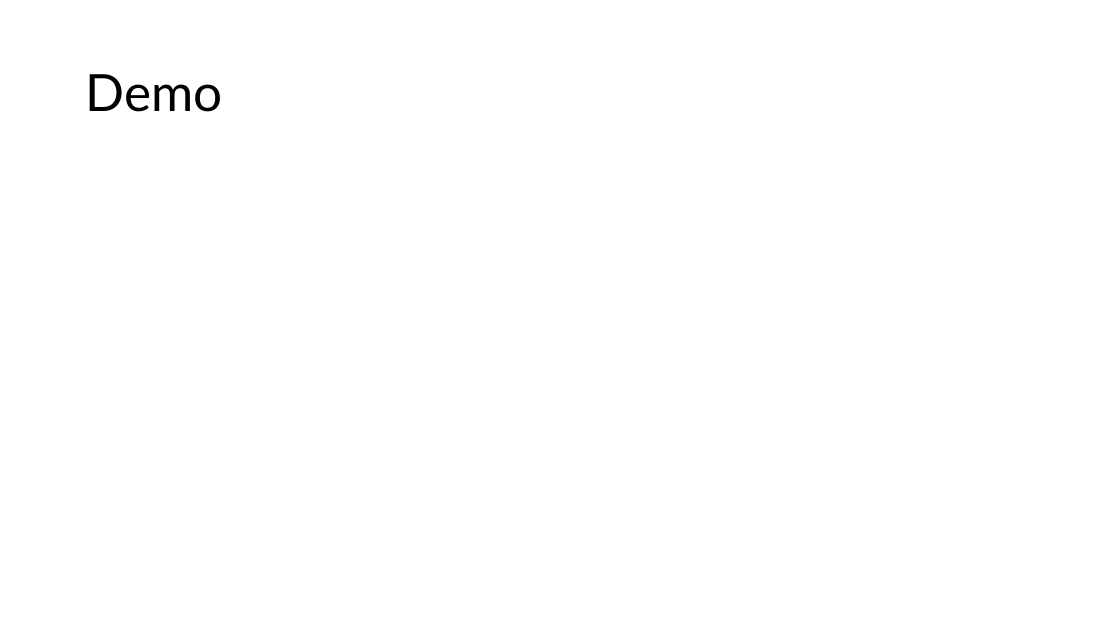
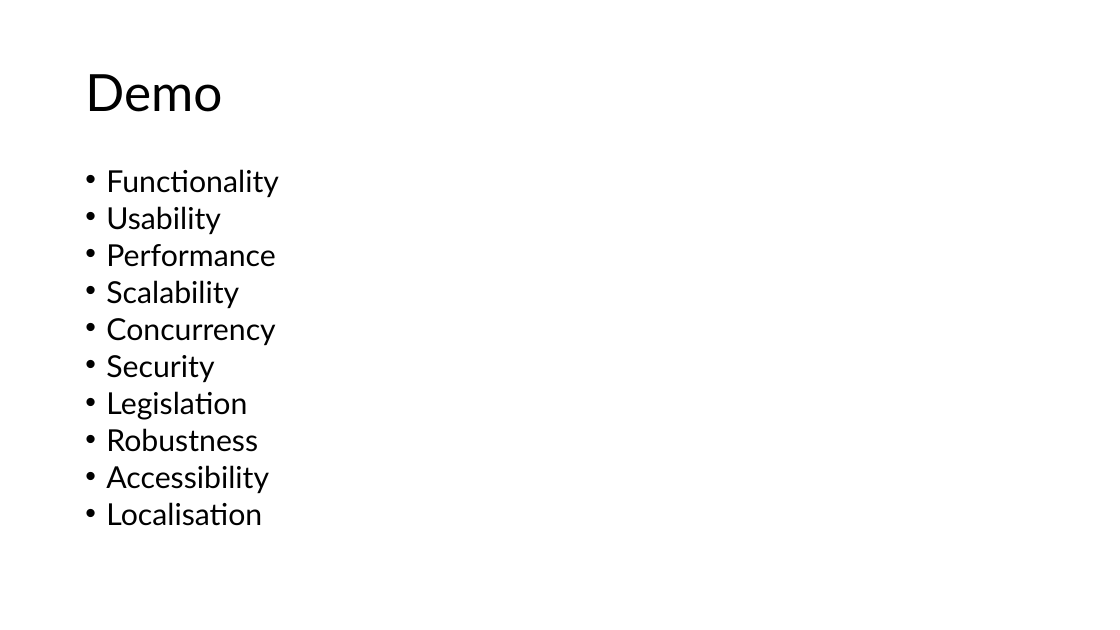
Before and after one commit to rennyeb/hci-take-home-interview-v3-main, a slide deck: slide 3 of Coding Exercise.pptx. Drawn at 1120x630 pixels with LibreOffice and Linux fonts; fonts in the diff are those of the drawing. Boxes give left, top, right and bottom in pixels: in the first picture for what was removed or moved away, otherwise in the second. Text is boxed around its words. In the diff, an @@ line names an element or a change of style, - is before the commit and + after.

```diff
--- a/Coding Exercise.pptx
+++ b/Coding Exercise.pptx
@@ text added at box(106, 169, 279, 526), 25.9 pt, text #000000 @@
+• Functionality
+• Usability
+• Performance
+• Scalability
+• Concurrency
+• Security
+• Legislation
+• Robustness
+• Accessibility
+• Localisation
```
Also in this commit, not shown: 6 other files.
